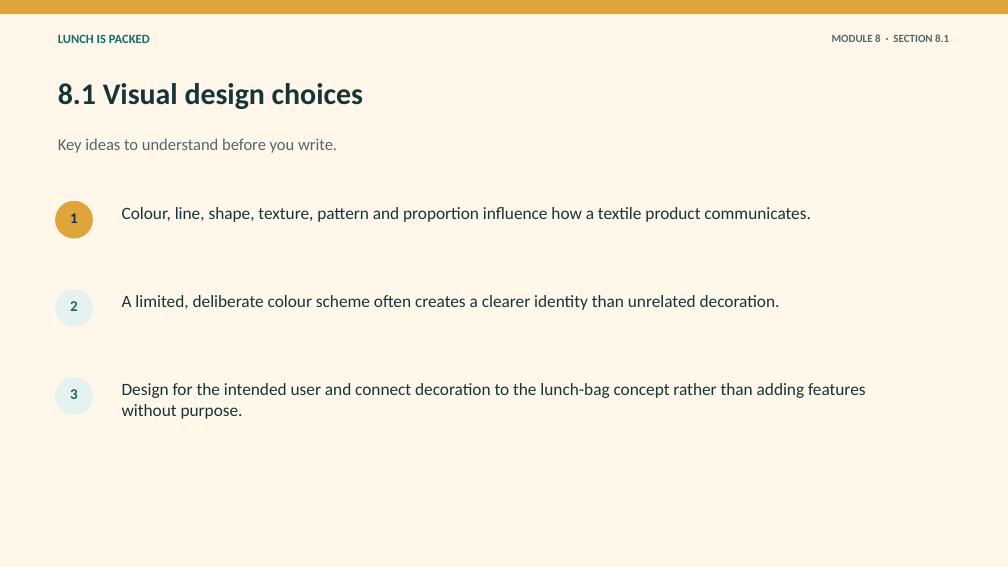
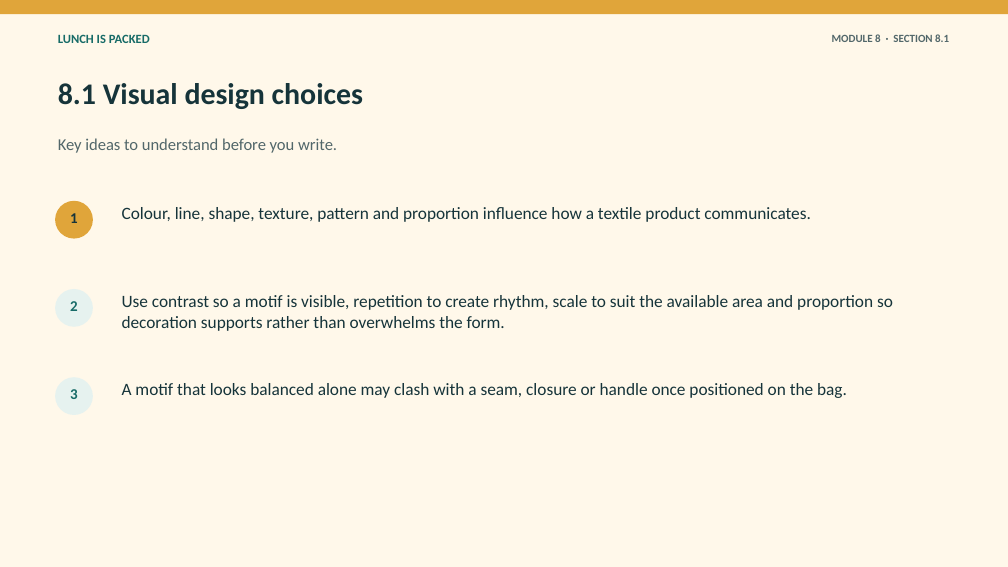
Before and after one commit to stevencowell/Year-7-8-Lunch-Is-Packed, a slide deck: slide 3 of resources/presentations/Lunch-Is-Packed-Module-08-decoration-and-surface-design.pptx. Drawn at 1008x567 pixels with LibreOffice and Linux fonts; fonts in the diff are those of the drawing. Boxes give left, top, right and bottom in pixels: in the first picture for what was removed or moved away, otherwise in the second. Text is boxed around its words. In the diff, an @@ line names an element or a change of style, - is before the commit and + after.

Commit message:
Upgrade Lunch Is Packed to Riv Burger standard

```diff
--- a/resources/presentations/Lunch-Is-Packed-Module-08-decoration-and-surface-design.pptx
+++ b/resources/presentations/Lunch-Is-Packed-Module-08-decoration-and-surface-design.pptx
@@ text at [122, 295, 893, 331]: text changed @@
-A limited, deliberate colour scheme often creates a clearer identity than unrelated decoration.
+Use contrast so a motif is visible, repetition to create rhythm, scale to suit the available area and proportion so decoration supports rather than overwhelms the form.
@@ text at [122, 383, 847, 398]: text changed @@
-Design for the intended user and connect decoration to the lunch-bag concept rather than adding features without purpose.
+A motif that looks balanced alone may clash with a seam, closure or handle once positioned on the bag.
```
Also in this commit, not shown: 3 other slides changed, 48 other files.
